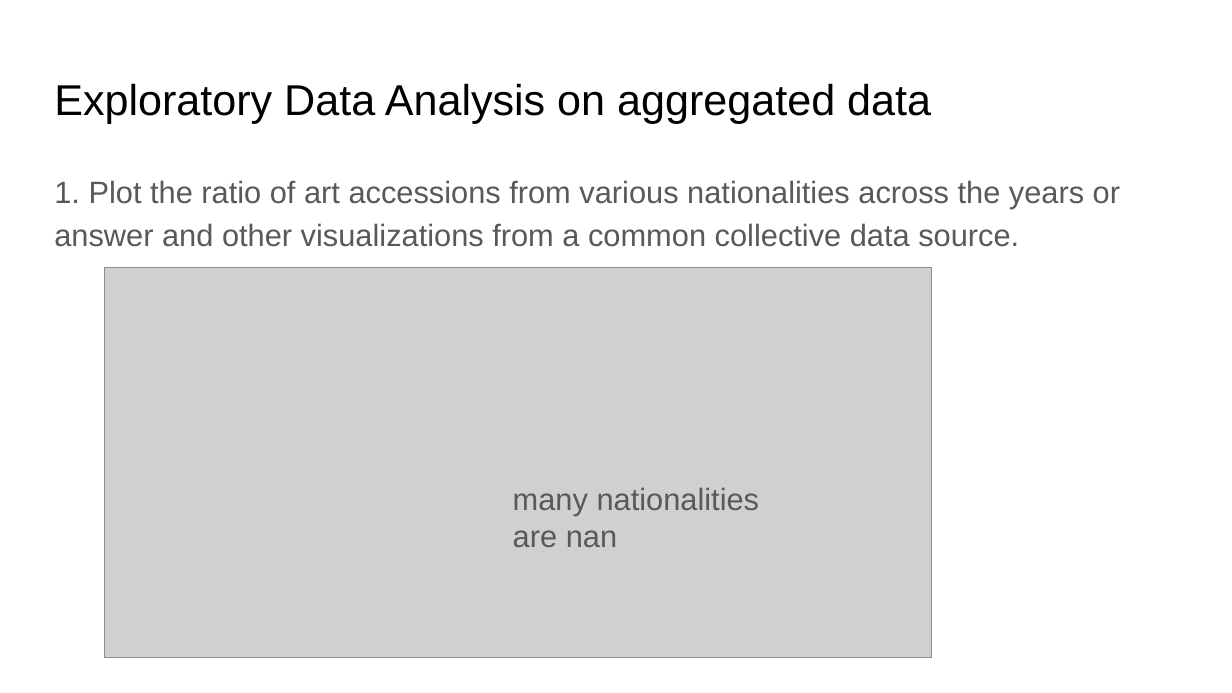
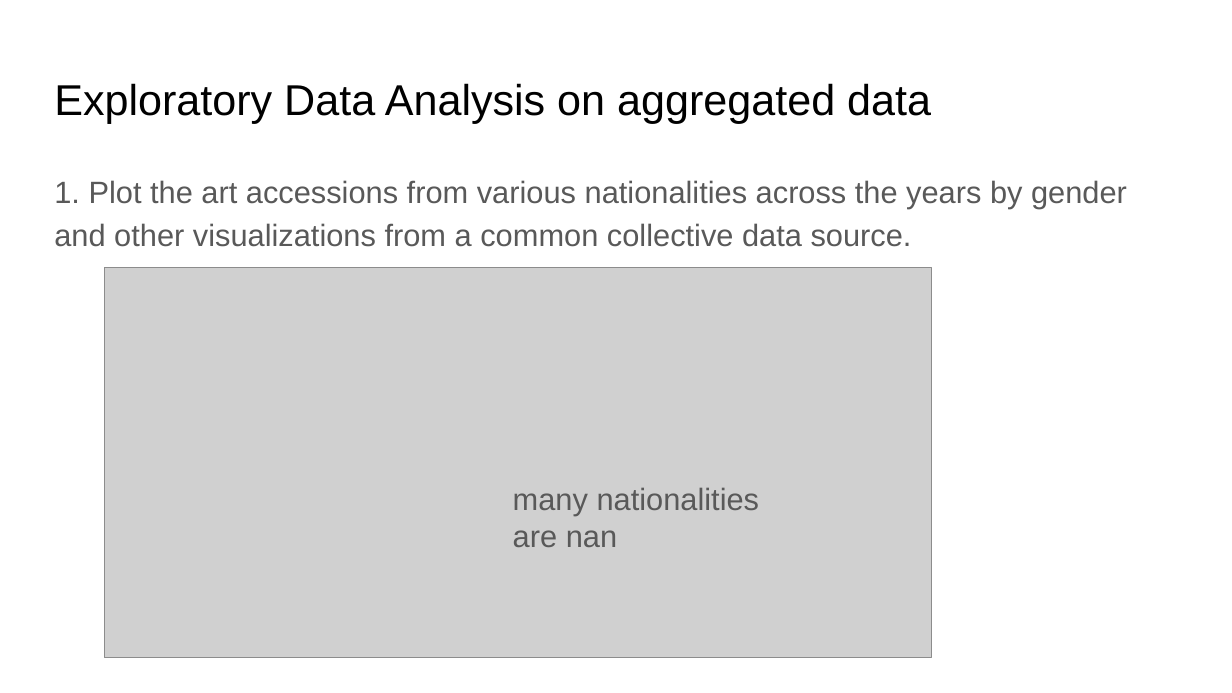
Before and after one commit to IITTeaching/cs520-f23-group-23, a slide deck: slide 20 of main-520-project/CS 520 Data Curation.pptx (slide 19 before the commit). Drawn at 1232x693 pixels with LibreOffice and Linux fonts; fonts in the diff are those of the drawing; grey boxes stand for pictures. Boxes give left, top, right and bottom in pixels: in the first picture for what was removed or moved away, otherwise in the second. Text is boxed around its words. In the diff, an @@ line names an element or a change of style, - is before the commit and + after.

```diff
--- a/main-520-project/CS 520 Data Curation.pptx
+++ b/main-520-project/CS 520 Data Curation.pptx
@@ text at bbox=[54, 180, 1127, 247]: text changed @@
-1. Plot the ratio of art accessions from various nationalities across the years or answer and other visualizations from a common collective data source.
+1. Plot the art accessions from various nationalities across the years by gender and other visualizations from a common collective data source.
```
Also in this commit, not shown: 6 other slides changed, 1 slide added.
